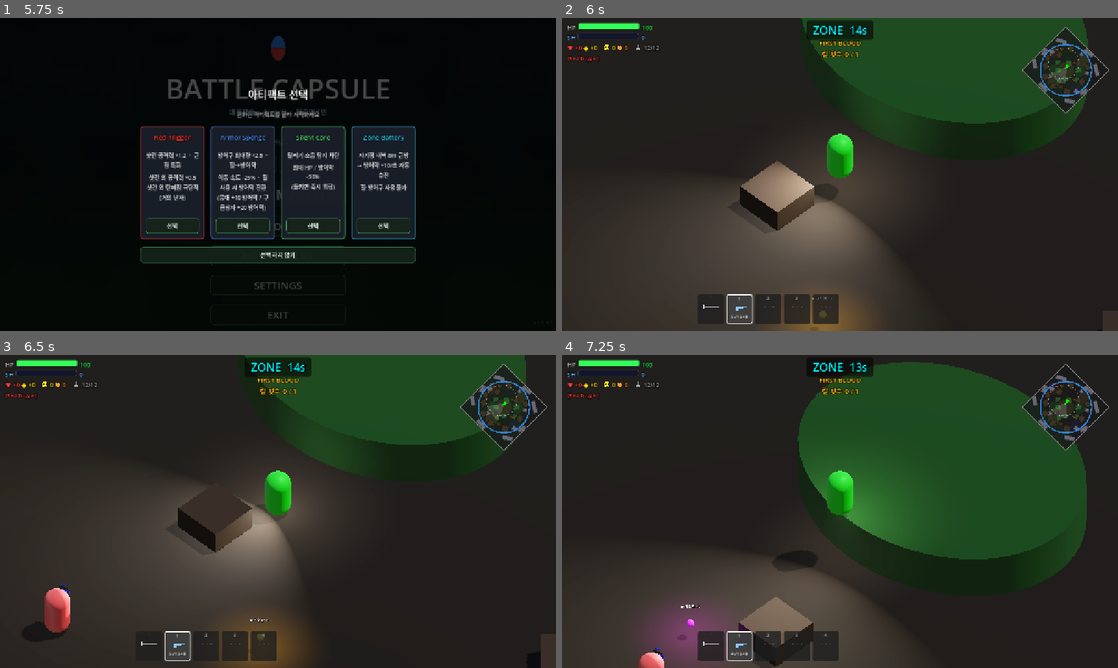
Above: before the commit, frames 1-4 (two rows, left to right).
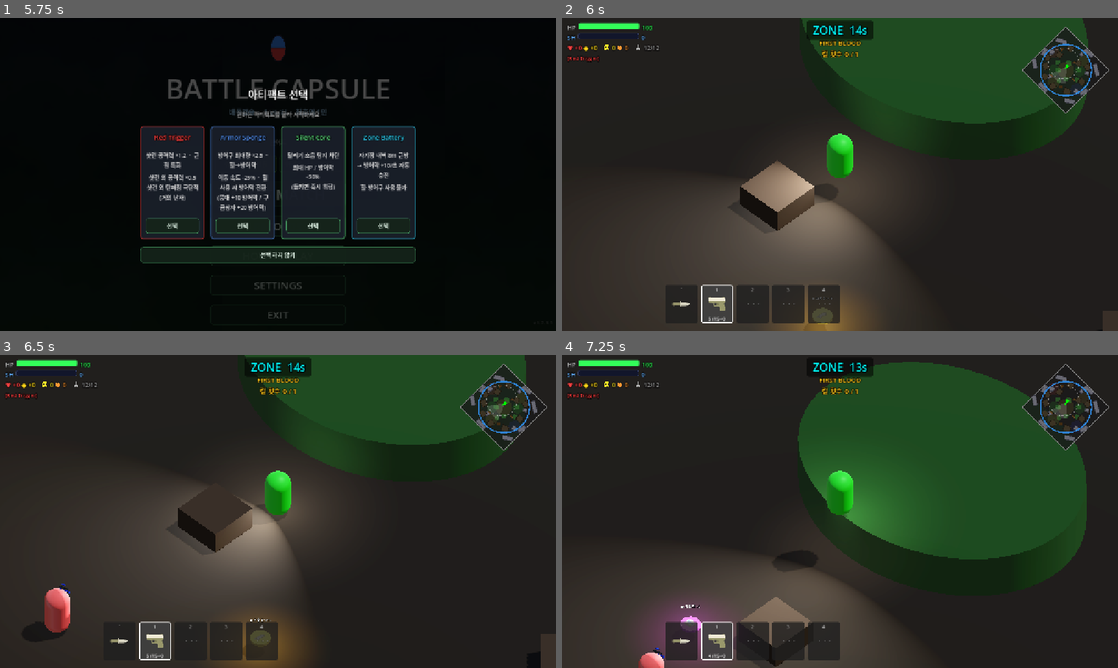
Above: after the commit, the same moments.

Repository: Kyulhee/battle-capsule
Game: Godot game, scene res://src/Main.tscn
Two runs of this game, one before a commit and one after it. Both use one fixed random seed, a clock stepped at 60 frames per second and the inputs below.
Inputs (mouse positions are in pixels of both pictures, inside the frame that each line leads up to):
- Up to frame 1 (5.75 s): click "START MATCH" at 0.5 s; click "START MATCH" at 1.25 s; click "쉬움" at 2 s; click "보통" at 2.75 s; click "어려움" at 3.5 s; click "지옥" at 4.25 s; click "RECORDS" at 5 s
- Up to frame 2 (6 s): click "선택" at 5.75 s
- Up to frame 3 (6.5 s): no input
- Up to frame 4 (7.25 s): tap Enter at 6.5 s; move the mouse to (812, 574) at 6.52 s; hold W (ui_up) from 6.53 s (still down); tap Q (heal) at 6.6 s; click (812, 574) at 6.67 s; tap Space at 6.77 s

Frame 1 is identical in both runs. In frame 2, 1.9% of the frame differs, in the area x 19-50%, y 85-98%; in frame 3, 1.5%; in frame 4, 2.4%, in the area x 18-50%, y 83-98%.

Commit message:
feat: integrate runtime icon assets

Diff:
--- a/data/asset_catalog.json
+++ b/data/asset_catalog.json
@@ -98,44 +98,84 @@
   },
   "icons": {
     "weapon.knife": {
-      "path": "",
+      "path": "res://assets/icons/weapons/knife.png",
       "fallback_shape": "knife",
       "color": [0.82, 0.84, 0.90, 1.0]
     },
     "weapon.pistol": {
-      "path": "",
+      "path": "res://assets/icons/weapons/pistol.png",
       "fallback_shape": "pistol",
       "color": [0.45, 0.72, 1.0, 1.0]
     },
     "weapon.ar": {
-      "path": "",
+      "path": "res://assets/icons/weapons/ar.png",
       "fallback_shape": "ar",
       "color": [0.42, 0.72, 1.0, 1.0]
     },
     "weapon.shotgun": {
-      "path": "",
+      "path": "res://assets/icons/weapons/shotgun.png",
       "fallback_shape": "shotgun",
       "color": [1.0, 0.62, 0.32, 1.0]
     },
     "weapon.railgun": {
-      "path": "",
+      "path": "res://assets/icons/weapons/railgun.png",
       "fallback_shape": "railgun",
       "color": [0.55, 1.0, 1.0, 1.0]
     },
+    "ammo.pistol": {
+      "path": "res://assets/icons/ammo/pistol.png",
+      "fallback_shape": "ammo",
+      "color": [0.82, 0.84, 0.90, 1.0]
+    },
+    "ammo.ar": {
+      "path": "res://assets/icons/ammo/ar.png",
+      "fallback_shape": "ammo",
+      "color": [0.42, 0.72, 1.0, 1.0]
+    },
+    "ammo.shotgun": {
+      "path": "res://assets/icons/ammo/shotgun.png",
+      "fallback_shape": "ammo",
+      "color": [1.0, 0.62, 0.32, 1.0]
+    },
+    "ammo.railgun": {
+      "path": "res://assets/icons/ammo/railgun.png",
+      "fallback_shape": "ammo",
+      "color": [0.55, 1.0, 1.0, 1.0]
+    },
     "item.heal": {
-      "path": "",
+      "path": "res://assets/icons/items/heal.png",
       "fallback_shape": "cross",
       "color": [0.25, 1.0, 0.42, 1.0]
     },
+    "item.medkit": {
+      "path": "res://assets/icons/items/heal.png",
+      "fallback_shape": "cross",
+      "color": [0.25, 1.0, 0.42, 1.0]
+    },
     "item.armor": {
-      "path": "",
+      "path": "res://assets/icons/items/armor.png",
       "fallback_shape": "shield",
       "color": [0.35, 0.62, 1.0, 1.0]
     },
     "artifact.red_trigger": {
-      "path": "",
+      "path": "res://assets/icons/artifacts/red_trigger.png",
       "fallback_shape": "trigger",
       "color": [1.0, 0.25, 0.25, 1.0]
+    },
+    "artifact.armor_sponge": {
+      "path": "res://assets/icons/artifacts/armor_sponge.png",
+      "fallback_shape": "shield",
+      "color": [0.35, 0.62, 1.0, 1.0]
+    },
+    "artifact.silent_core": {
+      "path": "res://assets/icons/artifacts/silent_core.png",
+      "fallback_shape": "stealth",
+      "color": [0.55, 0.92, 0.65, 1.0]
+    },
+    "artifact.zone_battery": {
+      "path": "res://assets/icons/artifacts/zone_battery.png",
+      "fallback_shape": "battery",
+      "color": [0.55, 1.0, 1.0, 1.0]
     }
   },
   "props": {
--- a/src/entities/pickup/Pickup.gd
+++ b/src/entities/pickup/Pickup.gd
@@ -4,6 +4,8 @@
 @export var item: ItemData
 
 var _label: Label3D = null
+var _icon_decal: MeshInstance3D = null
+var _catalog_icon_cache: Dictionary = {}
 var _los_timer: float = 0.0
 
 func _ready():
@@ -33,33 +35,42 @@
 	if item and has_node("MeshInstance3D"):
 		var mesh_inst = $MeshInstance3D
 		var mat = StandardMaterial3D.new()
-		mat.albedo_color = item.color
+		var base_color = _base_color_for_item()
+		mat.albedo_color = base_color
 		mat.emission_enabled = true
-		mat.emission = item.color * 0.5
+		mat.emission = base_color * 0.42
 		mesh_inst.material_override = mat
 		mesh_inst.transform = Transform3D.IDENTITY
 		match item.type:
 			ItemData.Type.WEAPON:
-				var box = BoxMesh.new(); box.size = Vector3(0.75, 0.12, 0.45)
+				var box = BoxMesh.new()
+				box.size = Vector3(0.96, 0.12, 0.58)
 				mesh_inst.mesh = box
-				mesh_inst.position = Vector3(0, 0.12, 0)
+				mesh_inst.position = Vector3(0, 0.11, 0)
 			ItemData.Type.AMMO:
-				var sphere = SphereMesh.new(); sphere.radius = 0.15; sphere.height = 0.3
-				mesh_inst.mesh = sphere
-				mesh_inst.position = Vector3(0, 0.18, 0)
+				var ammo_disc = CylinderMesh.new()
+				ammo_disc.top_radius = 0.40
+				ammo_disc.bottom_radius = 0.40
+				ammo_disc.height = 0.11
+				ammo_disc.radial_segments = 18
+				mesh_inst.mesh = ammo_disc
+				mesh_inst.position = Vector3(0, 0.105, 0)
 			ItemData.Type.HEAL:
-				# Capsule = pill shape, universally understood as medicine
-				var cap = CapsuleMesh.new(); cap.radius = 0.14; cap.height = 0.42
-				mesh_inst.mesh = cap
-				mesh_inst.position = Vector3(0, 0.25, 0)
+				var med_plate = BoxMesh.new()
+				med_plate.size = Vector3(0.64, 0.12, 0.64)
+				mesh_inst.mesh = med_plate
+				mesh_inst.position = Vector3(0, 0.11, 0)
 			ItemData.Type.ARMOR:
-				# Thin disc = armour plate
-				var cyl = CylinderMesh.new()
-				cyl.top_radius = 0.28; cyl.bottom_radius = 0.28; cyl.height = 0.07
-				mesh_inst.mesh = cyl
-				mesh_inst.position = Vector3(0, 0.07, 0)
+				var armor_plate = CylinderMesh.new()
+				armor_plate.top_radius = 0.46
+				armor_plate.bottom_radius = 0.46
+				armor_plate.height = 0.11
+				armor_plate.radial_segments = 8
+				mesh_inst.mesh = armor_plate
+				mesh_inst.position = Vector3(0, 0.105, 0)
 		if has_node("OmniLight3D"):
-			$OmniLight3D.light_color = item.color
+			$OmniLight3D.light_color = base_color
+	_update_icon_decal()
 
 	var existing = get_node_or_null("PickupLabel")
 	if existing:
@@ -99,6 +110,117 @@
 	label.modulate = Color.GOLD if item.rarity == ItemData.Rarity.RARE else Color.WHITE
 	add_child(label)
 	_label = label
+
+func _base_color_for_item() -> Color:
+	if not item:
+		return Color.WHITE
+	match item.type:
+		ItemData.Type.WEAPON:
+			return item.color.darkened(0.10)
+		ItemData.Type.AMMO:
+			return item.color.lightened(0.08)
+		ItemData.Type.HEAL:
+			return Color(0.25, 0.95, 0.45, 1.0) if item.rarity != ItemData.Rarity.RARE else Color(0.30, 1.0, 0.72, 1.0)
+		ItemData.Type.ARMOR:
+			return Color(0.35, 0.62, 1.0, 1.0)
+	return item.color
+
+func _update_icon_decal():
+	if is_instance_valid(_icon_decal):
+		_icon_decal.queue_free()
+		_icon_decal = null
+	if not item:
+		return
+
+	var texture = _load_catalog_icon(_icon_id_for_item())
+	if not texture:
+		return
+
+	var plane = PlaneMesh.new()
+	plane.size = _icon_plane_size_for_item()
+
+	var mat = StandardMaterial3D.new()
+	mat.albedo_texture = texture
+	mat.albedo_color = Color(1.0, 1.0, 1.0, 0.96)
+	mat.transparency = BaseMaterial3D.TRANSPARENCY_ALPHA
+	mat.shading_mode = BaseMaterial3D.SHADING_MODE_UNSHADED
+	mat.cull_mode = BaseMaterial3D.CULL_DISABLED
+
+	var decal = MeshInstance3D.new()
+	decal.name = "PickupIcon"
+	decal.mesh = plane
+	decal.material_override = mat
+	decal.position = Vector3(0.0, _icon_plane_y_for_item(), 0.0)
+	add_child(decal)
+	_icon_decal = decal
+
+func _icon_plane_size_for_item() -> Vector2:
+	if not item:
+		return Vector2(0.48, 0.48)
+	match item.type:
+		ItemData.Type.WEAPON:
+			return Vector2(0.72, 0.44)
+		ItemData.Type.AMMO:
+			return Vector2(0.52, 0.52)
+		ItemData.Type.HEAL:
+			return Vector2(0.50, 0.50)
+		ItemData.Type.ARMOR:
+			return Vector2(0.56, 0.56)
+	return Vector2(0.48, 0.48)
+
+func _icon_plane_y_for_item() -> float:
+	if not item:
+		return 0.18
+	match item.type:
+		ItemData.Type.WEAPON:
+			return 0.176
+		ItemData.Type.AMMO:
+			return 0.166
+		ItemData.Type.HEAL:
+			return 0.176
+		ItemData.Type.ARMOR:
+			return 0.166
+	return 0.18
+
+func _icon_id_for_item() -> String:
+	if not item:
+		return ""
+	match item.type:
+		ItemData.Type.WEAPON:
+			if item.weapon_stats:
+				return "weapon.%s" % item.weapon_stats.weapon_type
+		ItemData.Type.AMMO:
+			if item.ammo_weapon_type != "":
+				return "ammo.%s" % item.ammo_weapon_type
+		ItemData.Type.HEAL:
+			return "item.medkit" if item.rarity == ItemData.Rarity.RARE else "item.heal"
+		ItemData.Type.ARMOR:
+			return "item.armor"
+	return ""
+
+func _load_catalog_icon(icon_id: String) -> Texture2D:
+	if icon_id == "":
+		return null
+	if _catalog_icon_cache.has(icon_id):
+		return _catalog_icon_cache[icon_id]
+
+	var texture: Texture2D = null
+	var main = get_tree().root.get_node_or_null("Main")
+	if main:
+		var catalog = main.get("asset_catalog")
+		if catalog and catalog.has_method("get_path"):
+			var path = catalog.get_path("icons", icon_id, "")
+			if path != "" and ResourceLoader.exists(path):
+				var loaded = load(path)
+				if loaded is Texture2D:
+					texture = loaded
+			elif path != "" and FileAccess.file_exists(path):
+				var image = Image.new()
+				if image.load(path) == OK:
+					texture = ImageTexture.create_from_image(image)
+
+	_catalog_icon_cache[icon_id] = texture
+	return texture
 
 func collect(collector: Entity) -> bool:
 	if not item: return false
--- a/src/entities/player/Player.gd
+++ b/src/entities/player/Player.gd
@@ -87,6 +87,7 @@
 var slot_panels: Array = []
 var slot_icon_rects: Array = []
 var slot_ammo_labels: Array = []
+var _catalog_icon_cache: Dictionary = {}
 
 func _ready():
 	process_mode = Node.PROCESS_MODE_PAUSABLE
@@ -271,33 +272,36 @@
 	slot_bar.set_anchors_and_offsets_preset(Control.PRESET_CENTER_BOTTOM)
 	slot_bar.grow_horizontal = Control.GROW_DIRECTION_BOTH
 	slot_bar.grow_vertical = Control.GROW_DIRECTION_BEGIN
-	slot_bar.position.y -= 16
-	slot_bar.position.x -= 165
-	slot_bar.add_theme_constant_override("separation", 6)
+	slot_bar.position.y -= 18
+	slot_bar.position.x -= 201
+	slot_bar.add_theme_constant_override("separation", 8)
 
 	var slot_labels = ["`", "1", "2", "3", "4"]
 	for i in range(5):
 		var panel = PanelContainer.new()
-		panel.custom_minimum_size = Vector2(60, 68)
+		panel.custom_minimum_size = Vector2(74, 84)
 		slot_bar.add_child(panel)
 		slot_panels.append(panel)
 
 		var vbox = VBoxContainer.new()
 		panel.add_child(vbox)
-		vbox.add_theme_constant_override("separation", 2)
+		vbox.alignment = BoxContainer.ALIGNMENT_CENTER
+		vbox.add_theme_constant_override("separation", 1)
 
 		var key_lbl = Label.new()
 		key_lbl.text = slot_labels[i]
 		key_lbl.horizontal_alignment = HORIZONTAL_ALIGNMENT_CENTER
-		key_lbl.add_theme_font_size_override("font_size", 11)
+		key_lbl.add_theme_font_size_override("font_size", 12)
 		key_lbl.add_theme_color_override("font_color", Color(0.7, 0.7, 0.7))
 		vbox.add_child(key_lbl)
 
 		var icon_rect = TextureRect.new()
-		icon_rect.expand_mode = TextureRect.EXPAND_FIT_WIDTH
+		icon_rect.expand_mode = TextureRect.EXPAND_IGNORE_SIZE
 		icon_rect.stretch_mode = TextureRect.STRETCH_KEEP_ASPECT_CENTERED
-		icon_rect.custom_minimum_size = Vector2(0, 20)
-		icon_rect.texture_filter = CanvasItem.TEXTURE_FILTER_NEAREST
+		icon_rect.custom_minimum_size = Vector2(48, 48)
+		icon_rect.size_flags_horizontal = Control.SIZE_SHRINK_CENTER
+		icon_rect.size_flags_vertical = Control.SIZE_SHRINK_CENTER
+		icon_rect.texture_filter = CanvasItem.TEXTURE_FILTER_LINEAR
 		vbox.add_child(icon_rect)
 		slot_icon_rects.append(icon_rect)
 
@@ -845,7 +849,34 @@
 			else:
 				slot_ammo_labels[i].modulate = Color.WHITE
 
-func _make_weapon_icon(wtype: String) -> ImageTexture:
+func _load_catalog_icon(icon_id: String) -> Texture2D:
+	if _catalog_icon_cache.has(icon_id):
+		return _catalog_icon_cache[icon_id]
+
+	var texture: Texture2D = null
+	var main = get_tree().root.get_node_or_null("Main")
+	if main:
+		var catalog = main.get("asset_catalog")
+		if catalog and catalog.has_method("get_path"):
+			var path = catalog.get_path("icons", icon_id, "")
+			if path != "" and ResourceLoader.exists(path):
+				var loaded = load(path)
+				if loaded is Texture2D:
+					texture = loaded
+			elif path != "" and FileAccess.file_exists(path):
+				var image = Image.new()
+				if image.load(path) == OK:
+					texture = ImageTexture.create_from_image(image)
+
+	_catalog_icon_cache[icon_id] = texture
+	return texture
+
+func _make_weapon_icon(wtype: String) -> Texture2D:
+	if wtype != "":
+		var catalog_icon = _load_catalog_icon("weapon.%s" % wtype)
+		if catalog_icon:
+			return catalog_icon
+
 	var W := 28; var H := 14
 	var img := Image.create(W, H, false, Image.FORMAT_RGBA8)
 	img.fill(Color(0, 0, 0, 0))
Binary file added: assets/icons/ammo/ar.png
Binary file added: assets/icons/ammo/pistol.png
Binary file added: assets/icons/ammo/railgun.png
Binary file added: assets/icons/ammo/shotgun.png
Binary file added: assets/icons/artifacts/armor_sponge.png
Binary file added: assets/icons/artifacts/red_trigger.png
Binary file added: assets/icons/artifacts/silent_core.png
Binary file added: assets/icons/artifacts/zone_battery.png
Binary file added: assets/icons/items/armor.png
Binary file added: assets/icons/items/heal.png
Binary file added: assets/icons/weapons/ar.png
Binary file added: assets/icons/weapons/knife.png
(and 6 more such lines)
